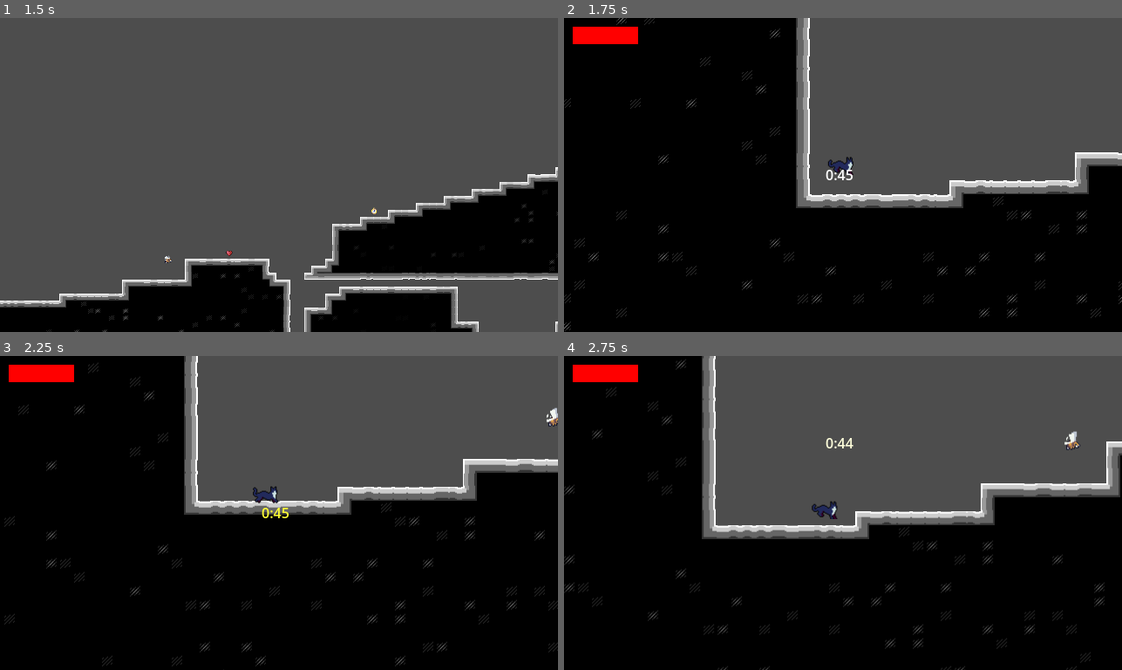
Above: before the commit, frames 1-4 (two rows, left to right).
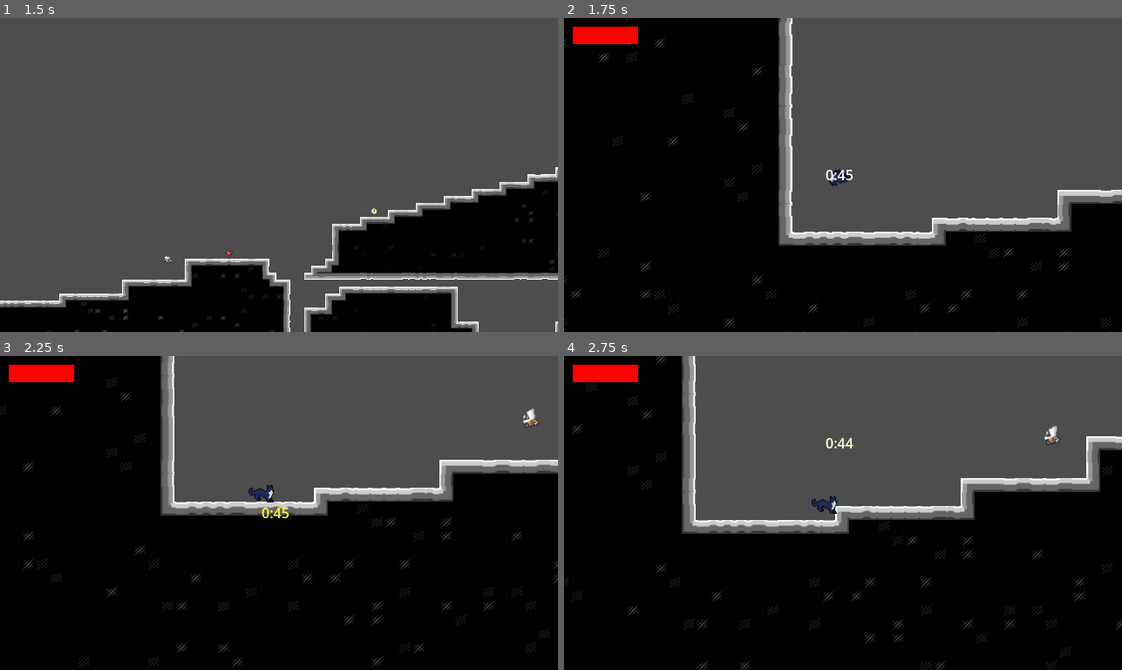
Above: after the commit, the same moments.

Repository: EmperorCookie/groundhogvania
Game: Godot game, scene res://menu/main_menu.tscn
Same seed, same stepped clock (60 frames per second), same inputs: the game is played once before the commit and once after it. Sound files missing from this copy of the repository are replaced by a short silence.
Inputs:
- Up to frame 1 (1.5 s): click "Start" at 0.5 s; hold Right (player_right) from 1.28 s (still down); tap Shift (player_dash) at 1.35 s
- Up to frame 2 (1.75 s): keep holding Right (player_right); tap Space (player_jump) at 1.52 s
- Up to frame 3 (2.25 s): keep holding Right (player_right); tap Shift (player_dash) at 2.1 s
- Up to frame 4 (2.75 s): keep holding Right (player_right); tap Space (player_jump) at 2.27 s

Frame 1 is identical in both runs. In frame 2, 14% of the frame differs, in the area x 0-100%, y 0-100%; in frame 3, 7.5%; in frame 4, 11%.

Commit message:
Refactor player reset logic after item and powerup collection
Moved player reset calls to occur immediately after collecting time, dash, or double jump powerups, instead of after sound completion. Also ensured music stops during player reset and updated prototype level to start with 5 jumps. This streamlines the reset process and improves consistency.

Diff:
--- a/items/item_add_time.gd
+++ b/items/item_add_time.gd
@@ -30,9 +30,7 @@
 
 			# Add permanent time to the players clock
 			body.starting_time += 30
-			var player_hud = get_node("../PlayerHud")
-			player_hud.seconds += 30
-
+			body.player_reset()
 			# Hide the visual but keep the node alive for sound
 			visible = false
 			set_collision_mask_value(1, false)
--- a/levels/prototype/prototype_level.tscn
+++ b/levels/prototype/prototype_level.tscn
@@ -34,7 +34,7 @@
 [node name="Player" parent="." node_paths=PackedStringArray("camera") instance=ExtResource("3_yc6rk")]
 position = Vector2(-468, 395)
 camera = NodePath("../PlayerCamera")
-jump_count = 1
+jump_count = 5
 can_dash = false
 max_hp = 1
 
--- a/menu/player_hud.gd
+++ b/menu/player_hud.gd
@@ -145,8 +145,6 @@
 	if seconds > 1:
 		seconds -= 1
 	else:
-		# Timer hit 0:01 or below, reset the player immediately
-		_stop_music()  # Stop music immediately
 		print("Timer hit 0:01, resetting player...")
 		# Get the player node and call reset method
 		var player = get_node("../Player")
--- a/player/player.gd
+++ b/player/player.gd
@@ -321,6 +321,7 @@
 	impulse_reset = false
 	jumps_done = 0
 	days += 1
+	player_hud._stop_music()
 
 	# Reset death fade effect
 	if color_rect:
--- a/powerups/power_up_dash.gd
+++ b/powerups/power_up_dash.gd
@@ -11,6 +11,7 @@
 			# Give the player the ability to dash
 			if "can_dash" in body:
 				body.can_dash = true
+				body.player_reset()
 			else:
 				print("Warning: Could not find can_dash property on player")
 
@@ -21,5 +22,4 @@
 
 			# Wait for sound to finish, then remove
 			await collect_sound.finished
-			body.player_reset()
 			queue_free()
--- a/powerups/power_up_double_jump.gd
+++ b/powerups/power_up_double_jump.gd
@@ -13,6 +13,7 @@
 				body.increase_jump_count(1)
 			elif "jump_count" in body:
 				body.jump_count += 1
+				body.player_reset()
 			else:
 				print("Warning: Could not find jump_count property on player")
 
@@ -23,5 +24,4 @@
 
 			# Wait for sound to finish, then remove
 			await collect_sound.finished
-			body.player_reset()
 			queue_free()
